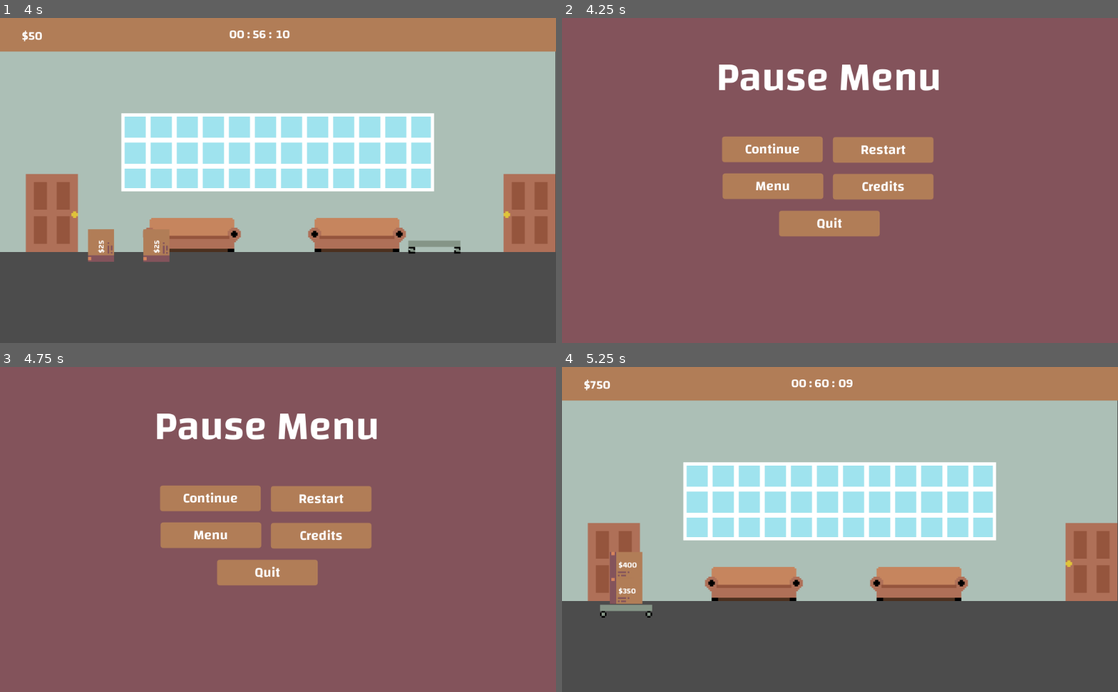
Above: before the commit, frames 1-4 (two rows, left to right).
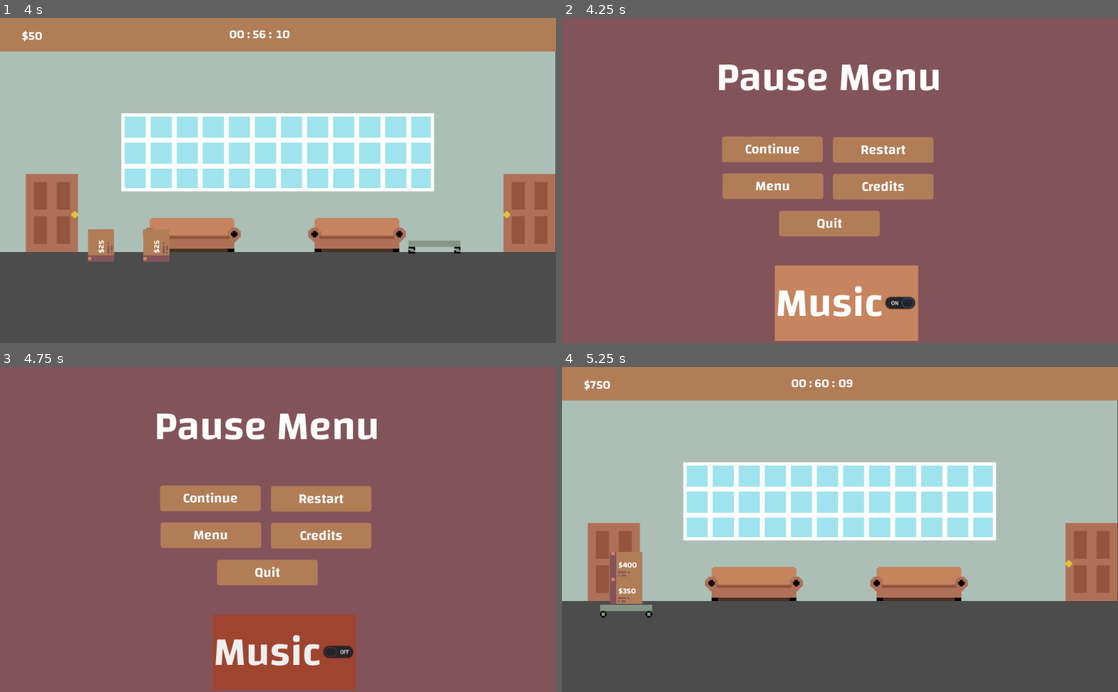
Above: after the commit, the same moments.

Repository: JMixson/moving-out-day
Game: Godot game, scene res://Scenes/Level 1.tscn
The game is run twice, just before and just after one commit, with the same random seed, the same clock (stepped at 60 frames per second) and the same inputs.
Inputs (mouse positions are in pixels of both pictures, inside the frame that each line leads up to):
- Up to frame 1 (4 s): tap Enter at 0.5 s; hold Right (ui_right) 0.53-2.03 s; tap Up (ui_up) at 0.77, 1.52, 3.02, 3.77 s; hold Left (ui_left) 2.03-2.78 s; hold Right (ui_right) from 2.78 s (still down)
- Up to frame 2 (4.25 s): keep holding Right (ui_right); tap Escape (ui_cancel) at 4.15 s
- Up to frame 3 (4.75 s): release Right (ui_right) at 4.25 s; click (283, 653) at 4.25 s, where only the run after the commit has a clickable "Music"
- Up to frame 4 (5.25 s): click "Restart" at 5 s

Frame 1 is identical in both runs. In frame 2, 6.0% of the frame differs, in the area x 38-65%, y 76-100%; in frame 3, 6.0%; in frame 4, nothing differs.

Commit message:
Add music toggle

Diff:
--- a/Scenes/Pause.tscn
+++ b/Scenes/Pause.tscn
@@ -91,8 +91,22 @@
 "_edit_use_anchors_": false
 }
 
+[node name="Music_Toggle" type="CheckButton" parent="."]
+margin_left = 392.0
+margin_top = 457.0
+margin_right = 592.0
+margin_bottom = 504.0
+theme = ExtResource( 1 )
+pressed = true
+text = "Music"
+align = 1
+__meta__ = {
+"_edit_use_anchors_": false
+}
+
 [connection signal="pressed" from="Continue_Btn" to="." method="_on_Continue_Btn_pressed"]
 [connection signal="pressed" from="Restart_Btn" to="." method="_on_Restart_Btn_pressed"]
 [connection signal="pressed" from="Menu_Btn" to="." method="_on_Menu_Btn_pressed"]
 [connection signal="pressed" from="Credits_Btn" to="." method="_on_Credits_Btn_pressed"]
 [connection signal="pressed" from="Quit_Btn" to="." method="_on_Quit_Btn_pressed"]
+[connection signal="pressed" from="Music_Toggle" to="." method="_on_Music_Toggle_pressed"]
--- a/Scripts/Pause.gd
+++ b/Scripts/Pause.gd
@@ -36,3 +36,9 @@
 
 func _on_Quit_Btn_pressed():
 	get_tree().quit()
+
+func _on_Music_Toggle_pressed():
+	if BgMusic.playing:
+		BgMusic.stop()
+	else:
+		BgMusic.play()
